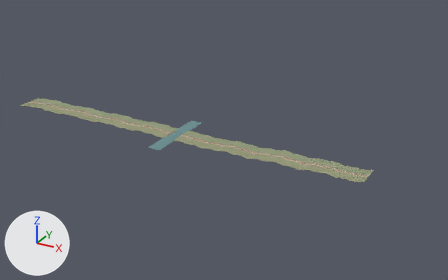
Before and after pictures for a commit that changed the glTF model frontend/projects/ride/public/courses/prague.glb.
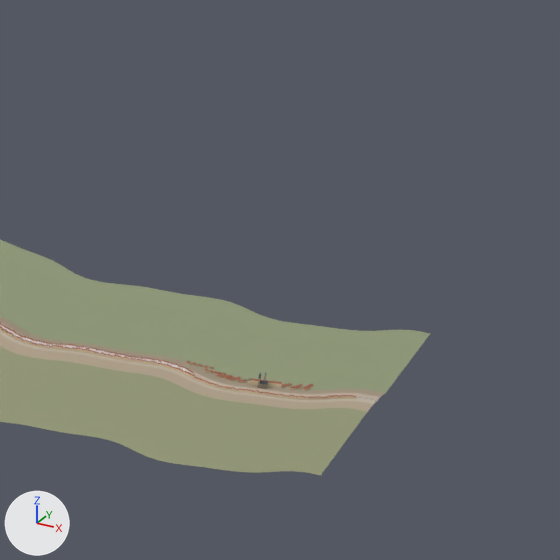
The first picture shows the older version from a 50 mm camera at (27361.0, -25354.0, 13173.0) aimed at (13723.0, -557.0, 774.0). The close-ups show the older and then the newer version on the part from 75% to 86% of the width and 51% to 68% of the height of that picture. Only the edits that show in the close-ups are written down. The axes (+X, +Y, +Z) are drawn at lower left. The lights are the same throughout. Where no turn or scale is listed for an object, it has been applied to the vertices.

The older version as bpy lines, for what is in view:
```python
me_land_020 = bpy.data.meshes.new('Land_020')
me_land_020.from_pydata(...)  # 2752 vertices, 3482 faces; spans x 0.0..1173.0, y -1544.0..0.0, z 0.0..47.0
me_land_020.materials.append(mat_land)
me_land_021 = bpy.data.meshes.new('Land_021')
me_land_021.from_pydata(...)  # 2824 vertices, 3560 faces; spans x 0.0..1178.0, y -1520.0..0.0, z 0.0..53.0
me_land_021.materials.append(mat_land)
me_land_022 = bpy.data.meshes.new('Land_022')
me_land_022.from_pydata(...)  # 2209 vertices, 2800 faces; spans x 0.0..794.0, y -1638.0..0.0, z 0.0..88.0
me_land_022.materials.append(mat_land)
ob_land_020 = bpy.data.objects.new('Land_020', me_land_020)
ob_land_020.location = (18346.0, 816.0, 232.0)
ob_land_021 = bpy.data.objects.new('Land_021', me_land_021)
ob_land_021.location = (19229.0, 691.0, 233.0)
ob_land_022 = bpy.data.objects.new('Land_022', me_land_022)
ob_land_022.location = (20154.0, 792.0, 244.0)
```
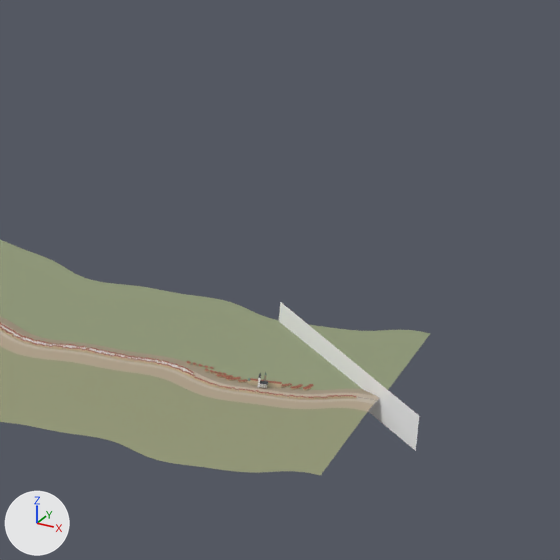
Where the newer file only moved an object's origin or applied its transform, the numbers keep the older frame.

The change, as a diff of the scene's bpy script:
```diff
--- a/frontend/projects/ride/public/courses/prague.glb.py
+++ b/frontend/projects/ride/public/courses/prague.glb.py
@@ mat_hradcanyroofs @@
+mat_hradcanyroofs = bpy.data.materials.new('HradcanyRoofs')
+mat_hradcanyroofs.use_nodes = True; mat_hradcanyroofs.node_tree.nodes.clear()
+_N = mat_hradcanyroofs.node_tree.nodes; _L = mat_hradcanyroofs.node_tree.links
+n0 = _N.new('ShaderNodeBsdfPrincipled'); n0.name = 'Principled BSDF'
+n0.inputs[2].default_value = 0.85  # 'Roughness'
+n1 = _N.new('ShaderNodeOutputMaterial'); n1.name = 'Material Output'
+n2 = _N.new('ShaderNodeVertexColor'); n2.name = 'Color Attribute'
+_L.new(n0.outputs[0], n1.inputs[0])  # 'BSDF' to 'Surface'
+_L.new(n2.outputs[0], n0.inputs[0])  # 'Color' to 'Base Color'
@@ me_hradcanyroofs @@
+me_hradcanyroofs.from_pydata(...)  # 70 vertices, 68 faces; spans x 0.0..772.0, y -711.0..0.0, z 0.0..151.0
+me_hradcanyroofs.materials.append(mat_hradcanyroofs)
@@ ob_hradcanyroofs @@
+ob_hradcanyroofs = bpy.data.objects.new('HradcanyRoofs', me_hradcanyroofs)
+ob_hradcanyroofs.location = (20385.0, 606.0, 181.0)
```

Pixel boxes (x1, y1, x2, y2) of what changed, in the close-ups (560 x 560 px):
'HradcanyRoofs', added: after (279, 302, 419, 451)
